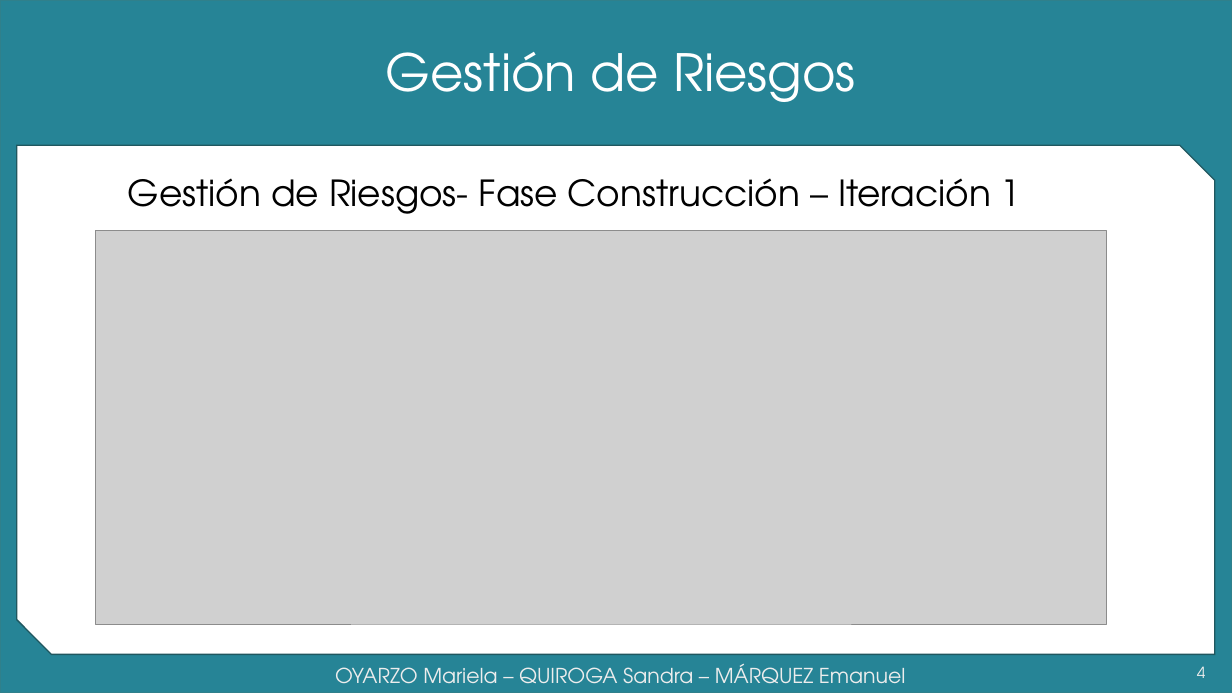
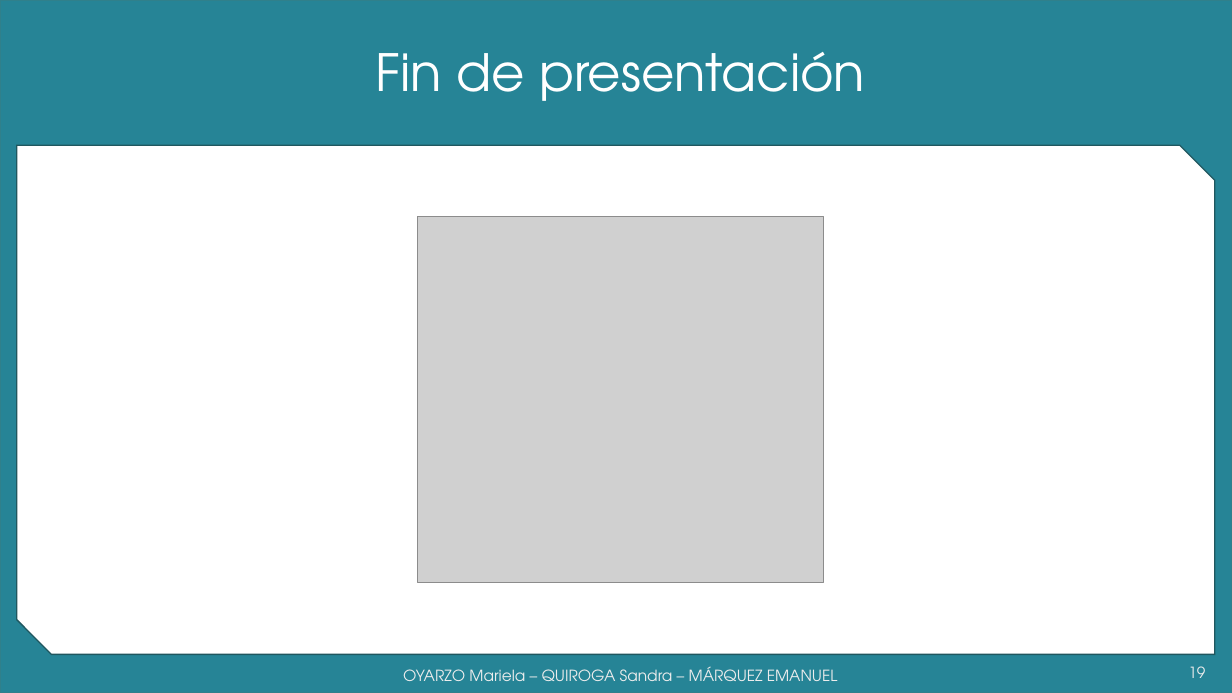
Before and after one commit to grupoyenu/yenu, a slide deck: slide 19 of 08. Presentaciones/Presentación 5 Parcial - 17.10.17.pptx (slide 4 before the commit). Drawn at 1232x693 pixels with LibreOffice and Linux fonts; fonts in the diff are those of the drawing; grey boxes stand for pictures; background and template pictures are left out. Boxes give left, top, right and bottom in pixels: in the first picture for what was removed or moved away, otherwise in the second. Text is boxed around its words. In the diff, an @@ line names an element or a change of style, - is before the commit and + after.

```diff
--- a/08. Presentaciones/Presentación 5 Parcial - 17.10.17.pptx
+++ b/08. Presentaciones/Presentación 5 Parcial - 17.10.17.pptx
@@ title at (376,52,865,101): text changed @@
-Gestión de Riesgos
+Fin de presentación
@@ text removed at (128,178,1021,214) @@
-Gestión de Riesgos- Fase Construcción – Iteración 1
@@ picture removed at (96,231,1107,625) @@
@@ picture added at (418,216,824,582) @@
@@ text at (403,666,838,681): text changed; size 16 to 12 pt @@
-OYARZO Mariela – QUIROGA Sandra – MÁRQUEZ Emanuel
+OYARZO Mariela – QUIROGA Sandra – MÁRQUEZ EMANUEL
@@ page number at (1188,666,1205,678): text changed @@
-4
+19
```
Also in this commit, not shown: 5 other slides changed, 1 other file.
